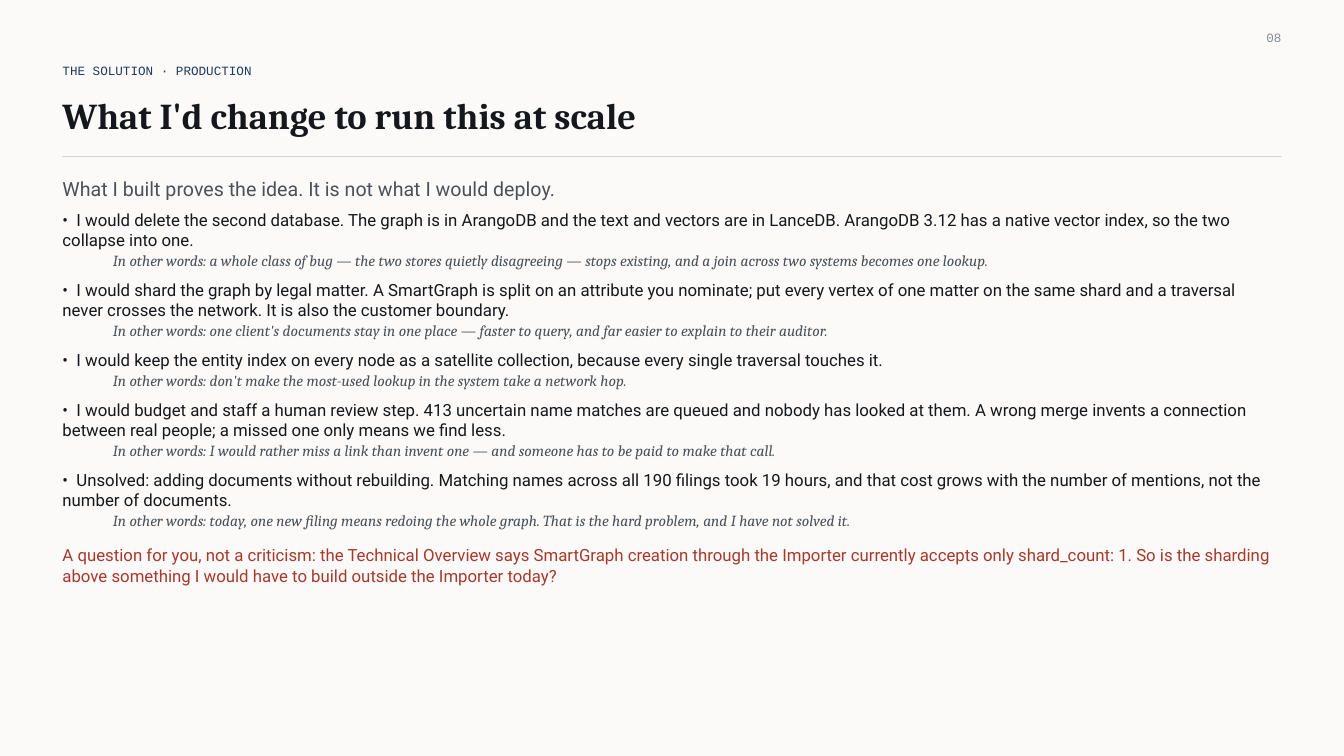
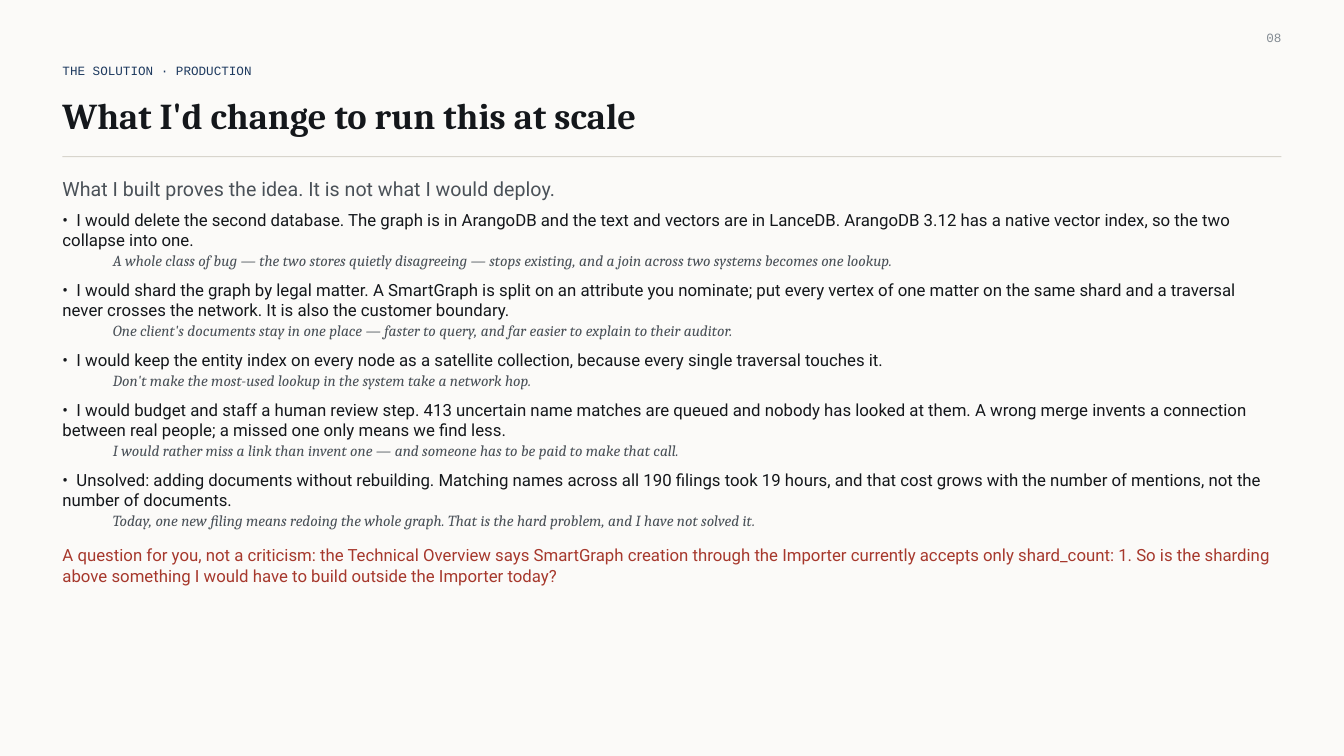
Before and after one commit to extempore66/graph-rag-llm-legal-docs, a slide deck: slide 9 of presos/Graph_RAG_Interview_Deck.pptx. Drawn at 1344x756 pixels with LibreOffice and Linux fonts; fonts in the diff are those of the drawing. Boxes give left, top, right and bottom in pixels: in the first picture for what was removed or moved away, otherwise in the second. Text is boxed around its words. In the diff, an @@ line names an element or a change of style, - is before the commit and + after.

```diff
--- a/presos/Graph_RAG_Interview_Deck.pptx
+++ b/presos/Graph_RAG_Interview_Deck.pptx
@@ text at (113, 255, 892, 270): text changed @@
-  In other words: a whole class of bug — the two stores quietly disagreeing — stops existing, and a join across two systems becomes one lookup.
+  A whole class of bug — the two stores quietly disagreeing — stops existing, and a join across two systems becomes one lookup.
@@ text at (113, 325, 733, 340): text changed @@
-  In other words: one client's documents stay in one place — faster to query, and far easier to explain to their auditor.
+  One client's documents stay in one place — faster to query, and far easier to explain to their auditor.
@@ text at (113, 375, 531, 390): text changed @@
-  In other words: don't make the most-used lookup in the system take a network hop.
+  Don't make the most-used lookup in the system take a network hop.
@@ text at (113, 445, 678, 460): text changed @@
-  In other words: I would rather miss a link than invent one — and someone has to be paid to make that call.
+  I would rather miss a link than invent one — and someone has to be paid to make that call.
@@ text at (113, 515, 755, 530): text changed @@
-  In other words: today, one new filing means redoing the whole graph. That is the hard problem, and I have not solved it.
+  Today, one new filing means redoing the whole graph. That is the hard problem, and I have not solved it.
```
Also in this commit, not shown: 3 other slides changed, 2 other files.
